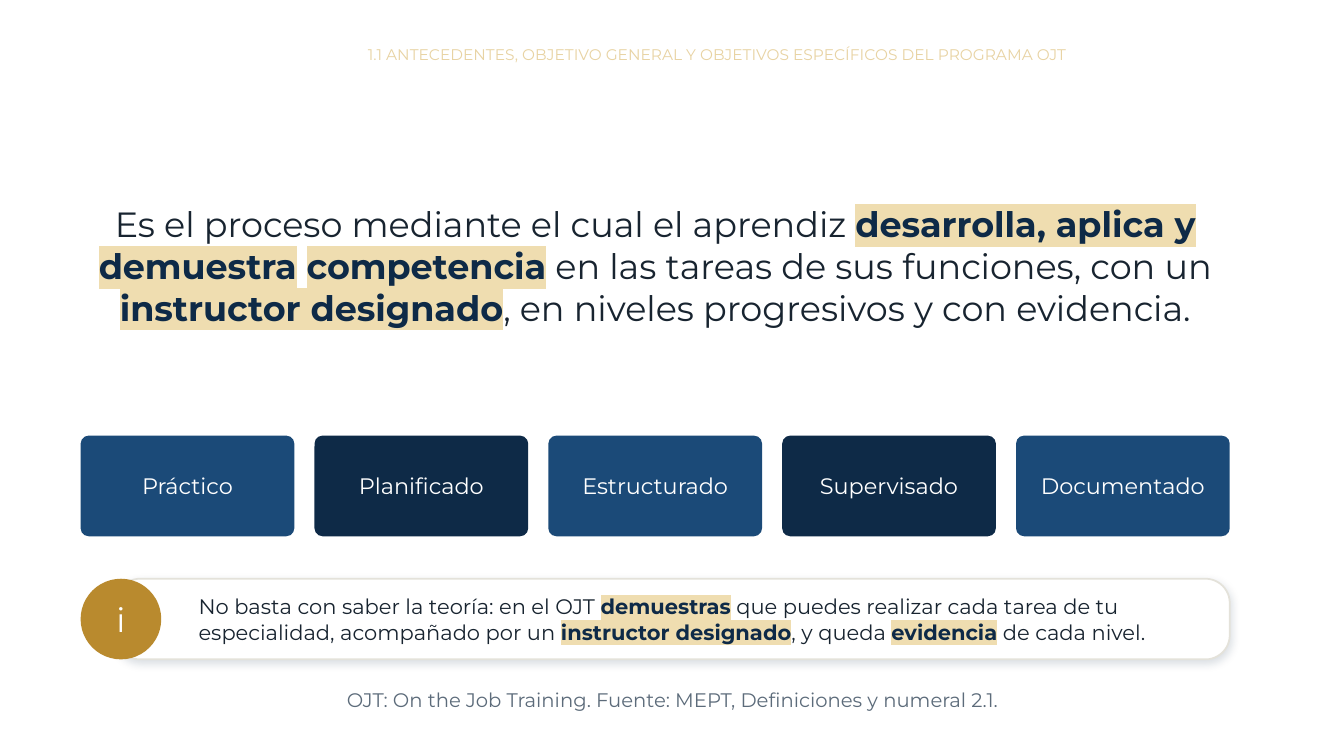
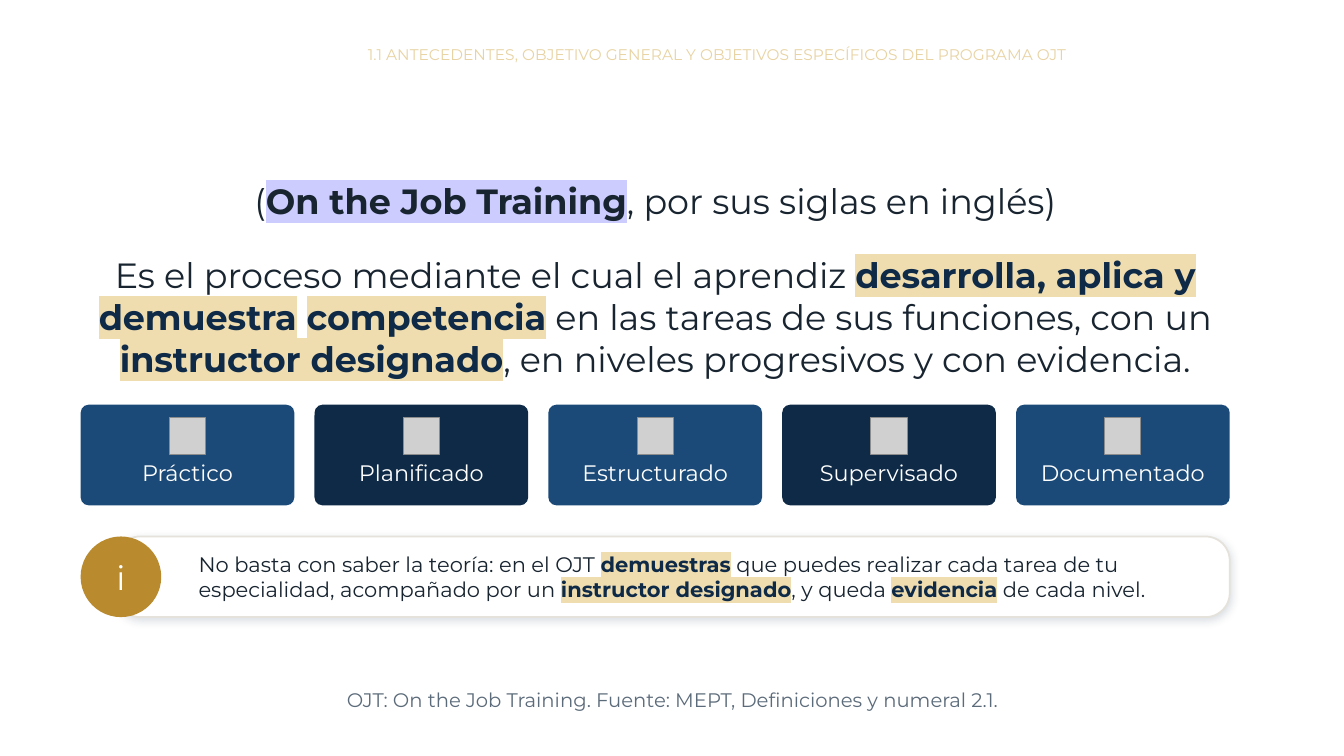
Before and after one commit to CIAAC-Capacitacion/Curso_MEPT_OJT, a slide deck: slide 6 of modulo1.pptx (slide 4 before the commit). Drawn at 1344x756 pixels with LibreOffice and Linux fonts; fonts in the diff are those of the drawing; grey boxes stand for pictures; background and template pictures are left out. Boxes give left, top, right and bottom in pixels: in the first picture for what was removed or moved away, otherwise in the second. Text is boxed around its words. In the diff, an @@ line names an element or a change of style, - is before the commit and + after.

```diff
--- a/modulo1.pptx
+++ b/modulo1.pptx
@@ text "(On the Job Training, por ..." moved from (x1=99, y1=203, x2=1212, y2=330) to (x1=99, y1=179, x2=1212, y2=380) @@
@@ text at (x1=254, y1=179, x2=1056, y2=222): paragraph added @@
+(On the Job Training, por sus siglas en inglés)
@@ picture added at (x1=169, y1=418, x2=206, y2=455) @@
@@ picture added at (x1=403, y1=418, x2=440, y2=455) @@
@@ picture added at (x1=637, y1=418, x2=674, y2=455) @@
@@ picture added at (x1=871, y1=418, x2=907, y2=455) @@
@@ 5 rounded rectangles moved together from (x1=81, y1=436, x2=1230, y2=536) to (x1=81, y1=405, x2=1230, y2=506) @@
@@ picture added at (x1=1105, y1=418, x2=1141, y2=455) @@
@@ ellipse "i" moved from (x1=81, y1=579, x2=161, y2=659) to (x1=81, y1=536, x2=161, y2=617) @@
@@ rounded rectangle "No basta con saber la ..." moved from (x1=116, y1=579, x2=1230, y2=659) to (x1=116, y1=536, x2=1230, y2=617) @@
```
Also in this commit, not shown: 15 other slides changed, 3 slides added, 5 other files.
